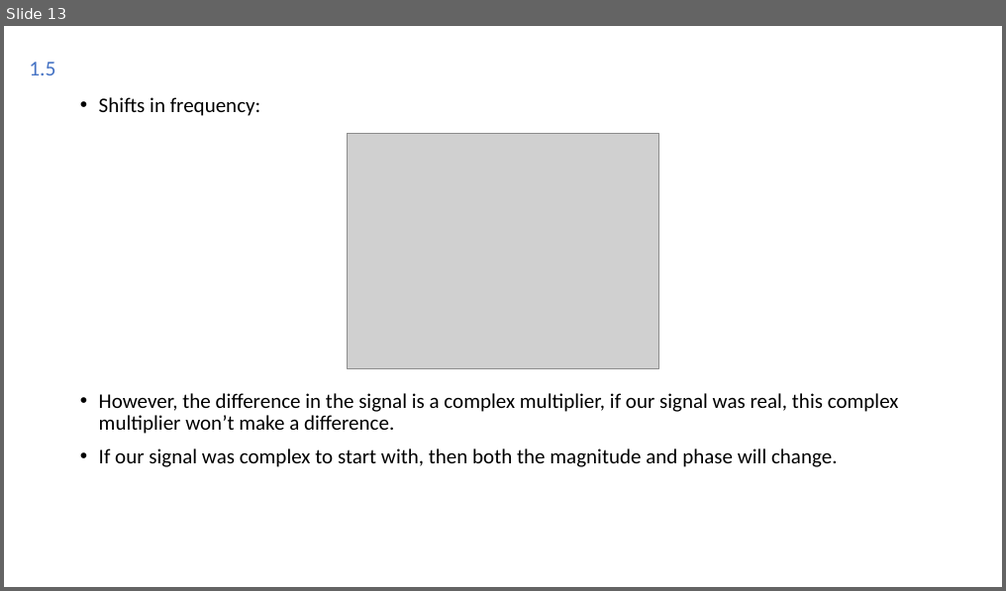
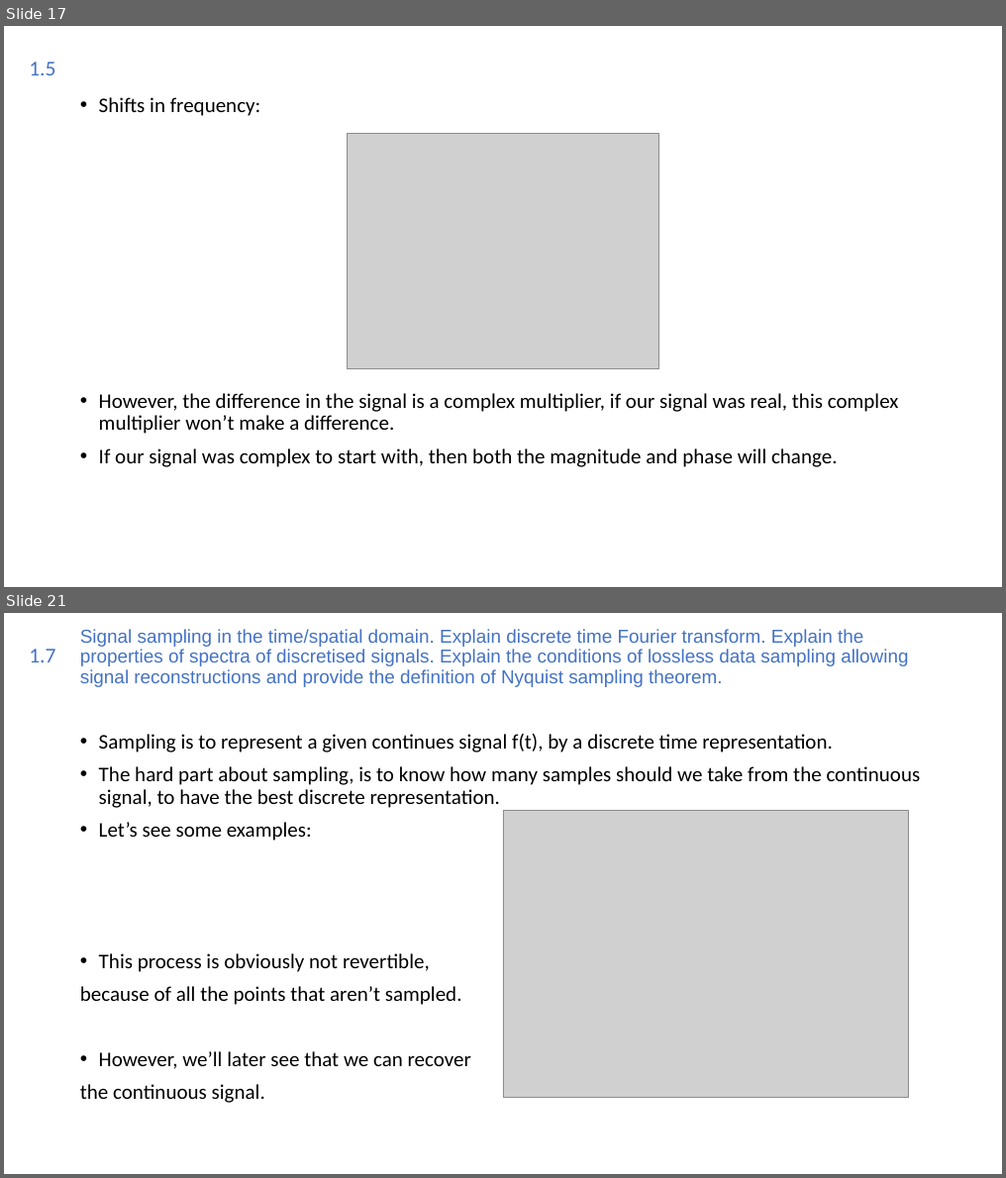
Before and after one commit to Joao-Quinta/Uni3eme_2, a slide deck: imagerieNumerique/Imagerie numérique.odp. Shown one above the other, each under a label of ours: slide 13 before the commit, slides 17 and 21 after it; the slides between them are not shown. The pictures are 1006x591 and 1006x1178 pixels, drawn with LibreOffice and Linux fonts; fonts in the diff are those of the drawing; grey boxes stand for pictures. Boxes give left, top, right and bottom in pixels: in the first picture for what was removed or moved away, otherwise in the second. Text is boxed around its words. In the diff, an @@ line names an element or a change of style, - is before the commit and + after.

```diff
--- a/imagerieNumerique/Imagerie numérique.odp
+++ b/imagerieNumerique/Imagerie numérique.odp
@@ slide 21 added at [4, 613, 1002, 1174], background #FFFFFF @@
@@ title added at [80, 629, 908, 687], 18 pt, text #4472C4 @@
+Signal sampling in the time/spatial domain. Explain discrete time Fourier transform. Explain the properties of spectra of discretised signals. Explain the conditions of lossless data sampling allowing signal reconstructions and provide the definition of Nyquist sampling theorem.
@@ text added at [29, 649, 55, 663], 20.4 pt, text #4472C4 @@
+1.7
@@ text added at [80, 734, 921, 1103], 20 pt, text #000000 @@
+• Sampling is to represent a given continues signal f(t), by a discrete time representation.
+• The hard part about sampling, is to know how many samples should we take from the continuous signal, to have the best discrete representation.
+• Let’s see some examples:
+• This process is obviously not revertible,
+because of all the points that aren’t sampled.
+• However, we’ll later see that we can recover
+the continuous signal.
@@ picture added at [503, 810, 908, 1097] @@
@@ what was slide 13 is now slide 17 @@
```
Also in this commit, not shown: 5 slides changed, 9 other slides added, 10 other files.
